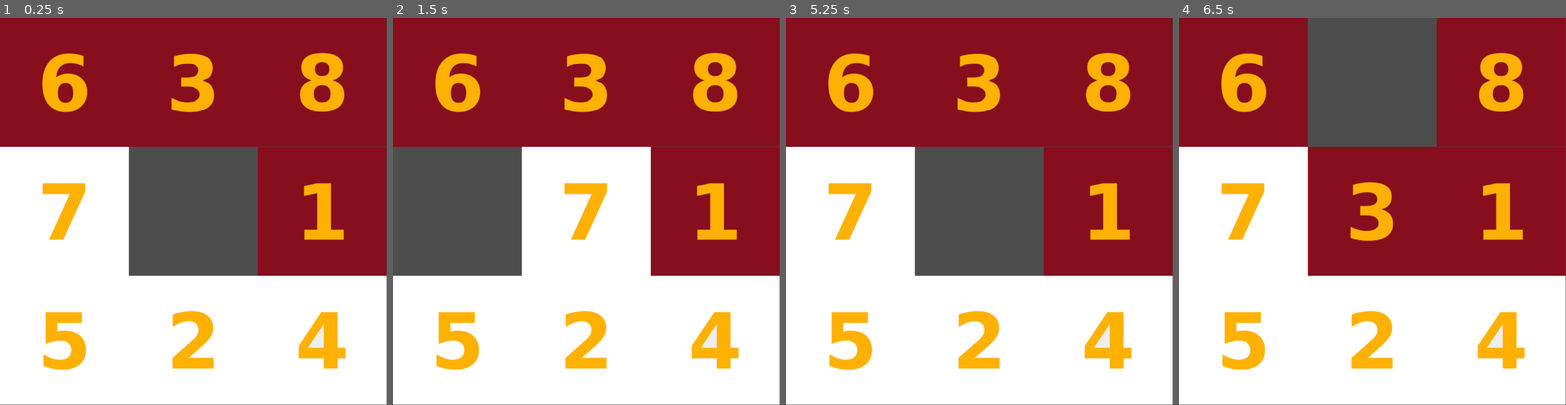
Above: before the commit, frames 1-4 (left to right).
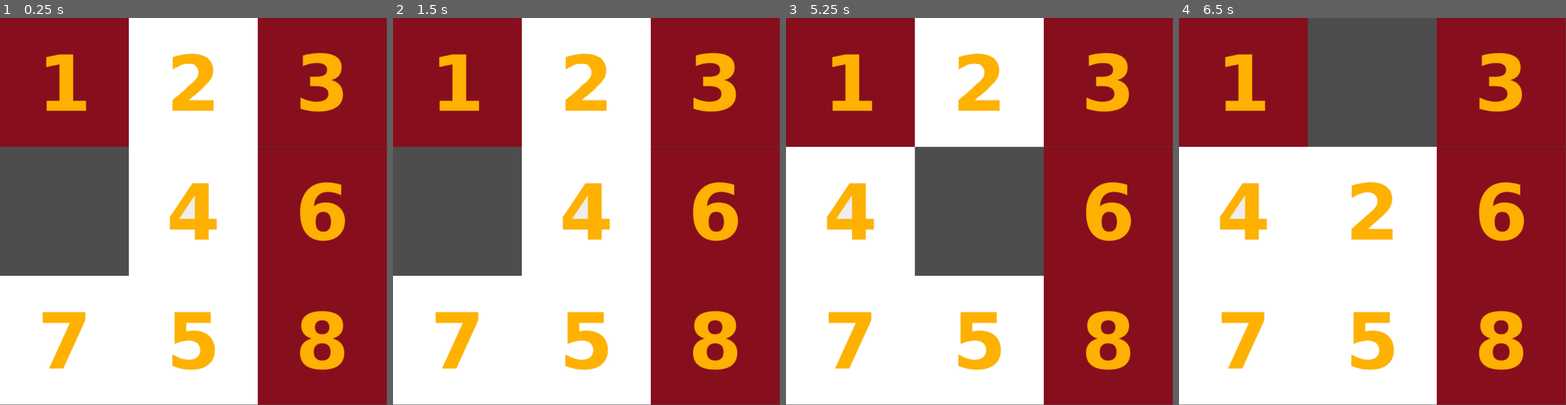
Above: after the commit, the same moments.

Repository: UMKC-GDT/Team2sprint
Game: Godot game, scene res://Minigame_scenes/Puzzle_Slider_Minigame/puzzle_slider.tscn
Same seed, same stepped clock (60 frames per second), same inputs: the game is played once before the commit and once after it. This scene is started directly instead of the project's main scene.
Inputs (mouse positions are in pixels of both pictures, inside the frame that each line leads up to):
- Up to frame 1 (0.25 s): no input
- Up to frame 2 (1.5 s): tap Enter at 0.5 s; press the mouse at (586, 211) at 0.53 s; hold Right (move_right) 0.53-1.28 s; tap Space at 1.25 s; move the mouse to (509, 230) at 1.27 s; release the mouse at (509, 230) at 1.28 s; hold Down (move_down) from 1.28 s (still down); click (509, 230) at 1.35 s
- Up to frame 3 (5.25 s): tap Enter at 2, 3.5 s; move the mouse to (1018, 126) at 2.02 s; release Down (move_down) at 2.03 s; press the mouse at (1018, 126) at 2.03 s; hold Right (move_right) 2.03-2.78 s; tap Space at 2.75, 4.25 s; move the mouse to (960, 288) at 2.77 s; release the mouse at (960, 288) at 2.78 s; hold W (move_up) 2.78-3.53 s; click (960, 288) at 2.85 s; move the mouse to (1095, 269) at 3.52 s; press the mouse at (1095, 269) at 3.53 s; hold Left (move_left) 3.53-5.03 s; move the mouse to (863, 153) at 4.27 s; release the mouse at (863, 153) at 4.28 s; click (863, 153) at 4.35 s; move the mouse to (998, 211) at 5.02 s; press the mouse at (998, 211) at 5.03 s; hold Down (move_down) from 5.03 s (still down)
- Up to frame 4 (6.5 s): move the mouse to (1314, 114) at 5.77 s; release Down (move_down) at 5.78 s; release the mouse at (1314, 114) at 5.78 s; hold Right (move_right) from 5.78 s (still down); click (1314, 114) at 5.85 s

The runs differ from the first frame. In frame 1, 48% of the frame differs, in the area x 0-100%, y 0-100%; in frame 2, 27%; in frame 3, 27%; in frame 4, 27%.

Commit message:
puzzle_minigame
added premade boards to make it easier, as well as a winning graphic

Diff:
--- a/Minigame_scenes/Puzzle_Slider_Minigame/puzzle_slider.gd
+++ b/Minigame_scenes/Puzzle_Slider_Minigame/puzzle_slider.gd
@@ -7,10 +7,17 @@
 const GRID_SIZE = 3
 const TILE_SIZE = 333.333333
 
+
+@onready var winning_screen: Sprite2D = $Winning_Screen
+
+
 func _ready():
 	start_game()
 
 func start_game():
+
+	winning_screen.visible = false
+
 	tiles = [
 		$Tile1,
 		$Tile2,
@@ -27,21 +34,56 @@
 	shuffle_tiles()
 
 
+
 func shuffle_tiles():
-	var previous = 99
-	var previous_1 = 98
+	var board_1 = [
+		1, 2, 6,
+		4, 3, 9,
+		7, 5, 8
+	]
 
-	for t in range(0, 1000):
-		var tile = randi() % 9
+	var board_2 = [
+		1, 2, 3,
+		7, 4, 6,
+		5, 9, 8
+	]
 
-		if tiles[tile] != $Tile9 and tile != previous and tile != previous_1:
-			var rows = int(tiles[tile].position.y / TILE_SIZE)
-			var cols = int(tiles[tile].position.x / TILE_SIZE)
+	var board_3 = [
+		1, 2, 9,
+		4, 6, 3,
+		7, 5, 8
+	]
 
-			check_neighbours(rows, cols)
+	var board_4 = [
+		1, 2, 3,
+		9, 4, 6,
+		7, 5, 8
+	]
 
-			previous_1 = previous
-			previous = tile
+	var boards = [
+		board_1,
+		board_2,
+		board_3,
+		board_4
+	]
+
+	var selected_board = boards[randi() % 4]
+
+	var original_positions = []
+
+	for tile in tiles:
+		original_positions.append(tile.position)
+
+	for i in range(9):
+		var tile_number = selected_board[i]
+		tiles[i] = get_node("Tile" + str(tile_number))
+
+		var rows = i / GRID_SIZE
+		var cols = i % GRID_SIZE
+
+		var original_index = rows * GRID_SIZE + cols
+
+		tiles[i].position = original_positions[original_index]
 
 
 func _process(delta):
@@ -55,6 +97,7 @@
 		check_neighbours(rows, cols)
 
 		if tiles == solved:
+			winning_screen.visible = true
 			print("You win!")
 
 
--- a/Minigame_scenes/Puzzle_Slider_Minigame/puzzle_slider.tscn
+++ b/Minigame_scenes/Puzzle_Slider_Minigame/puzzle_slider.tscn
@@ -56,3 +56,8 @@
 [node name="Tile9" type="Sprite2D" parent="." unique_id=564192695]
 position = Vector2(832.5, 832.5)
 texture = ExtResource("10_0odxb")
+
+[node name="Winning_Screen" type="Sprite2D" parent="." unique_id=1277814662]
+position = Vector2(501, 503)
+scale = Vector2(2.988, 3)
+texture = ExtResource("9_1u8w0")
